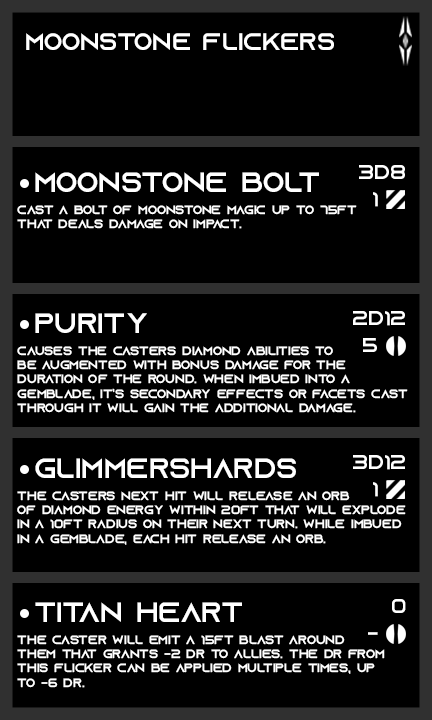
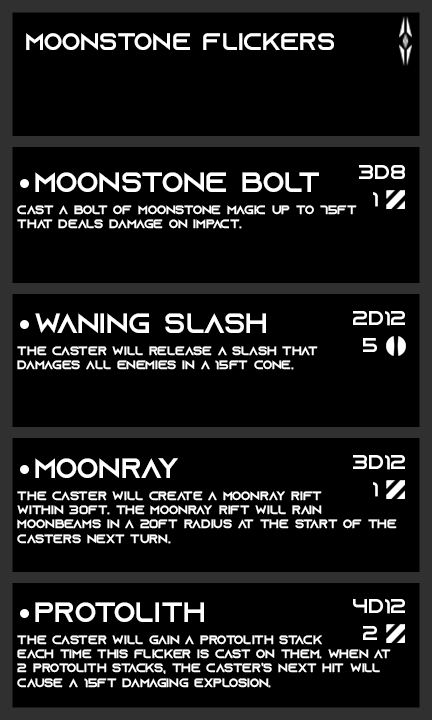
Two versions of the same layered image (432 x 720). Layer-by-layer changes:
renamed "causes the casters diamond abilities to be augmented with bonu" to "the caster will release a slash that damages all enemies in a 1", painted on it over [17, 346, 408, 413]
renamed "purity" to "waning slash", painted on it over [35, 313, 266, 333]
renamed "the casters next hit will release an orb of diamond energy with" to "the caster will create a moonray rift within 30ft. the moonray", painted on it over [17, 491, 406, 545]
renamed "glimmershards" to "moonray", painted on it over [35, 458, 296, 478]
renamed "the caster will emit a 15ft blast around them that grants -2 d" to "the caster will gain a protolith stack each time this flicker", painted on it over [17, 635, 391, 688]
renamed "titan heart" to "protolith", painted on it over [35, 602, 242, 622]
showed "Anti Tank" (4th of 4, in "Level 4" › "Stats") over [386, 624, 405, 643]
hid "Standard" (4th of 4, in "Level 4" › "Stats") over [386, 624, 406, 644]
painted on "AP" (4th of 4, in "Level 4" › "Stats") over [363, 626, 378, 640]
renamed "0" to "4d12", painted on it over [353, 599, 406, 614]
